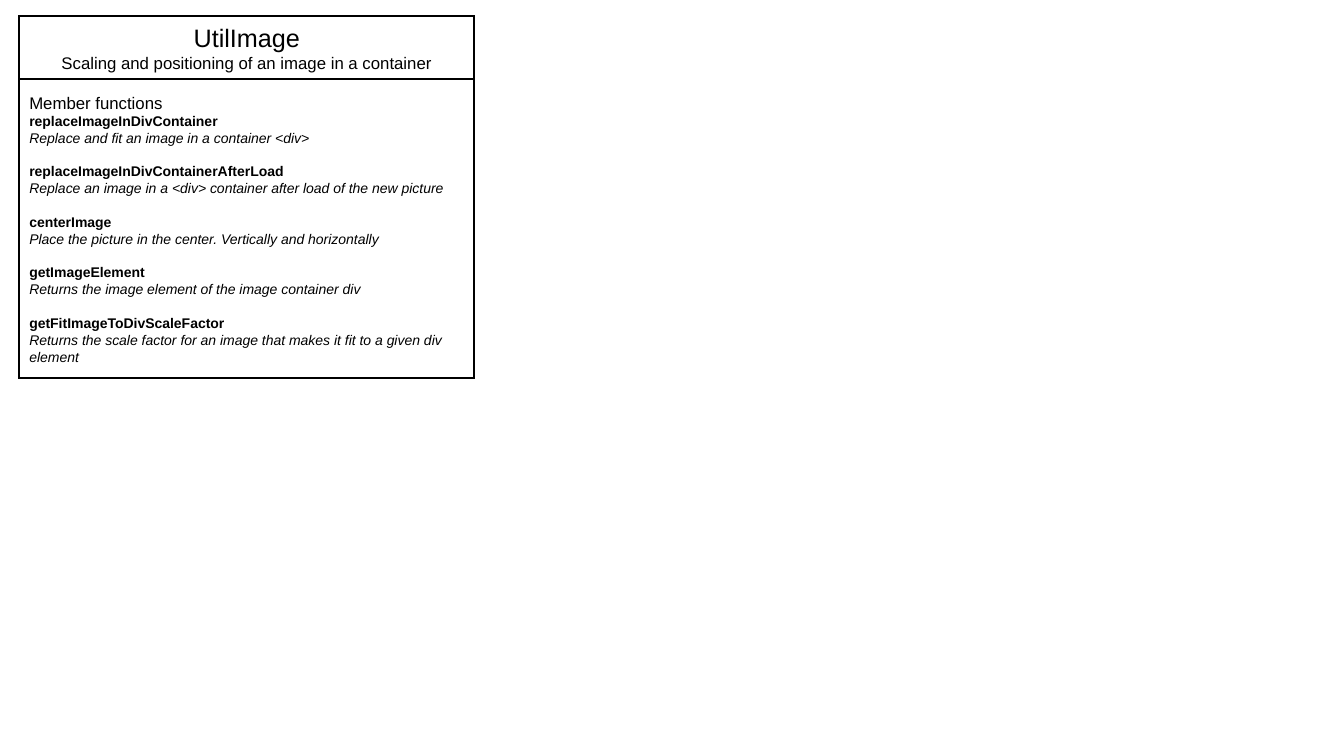
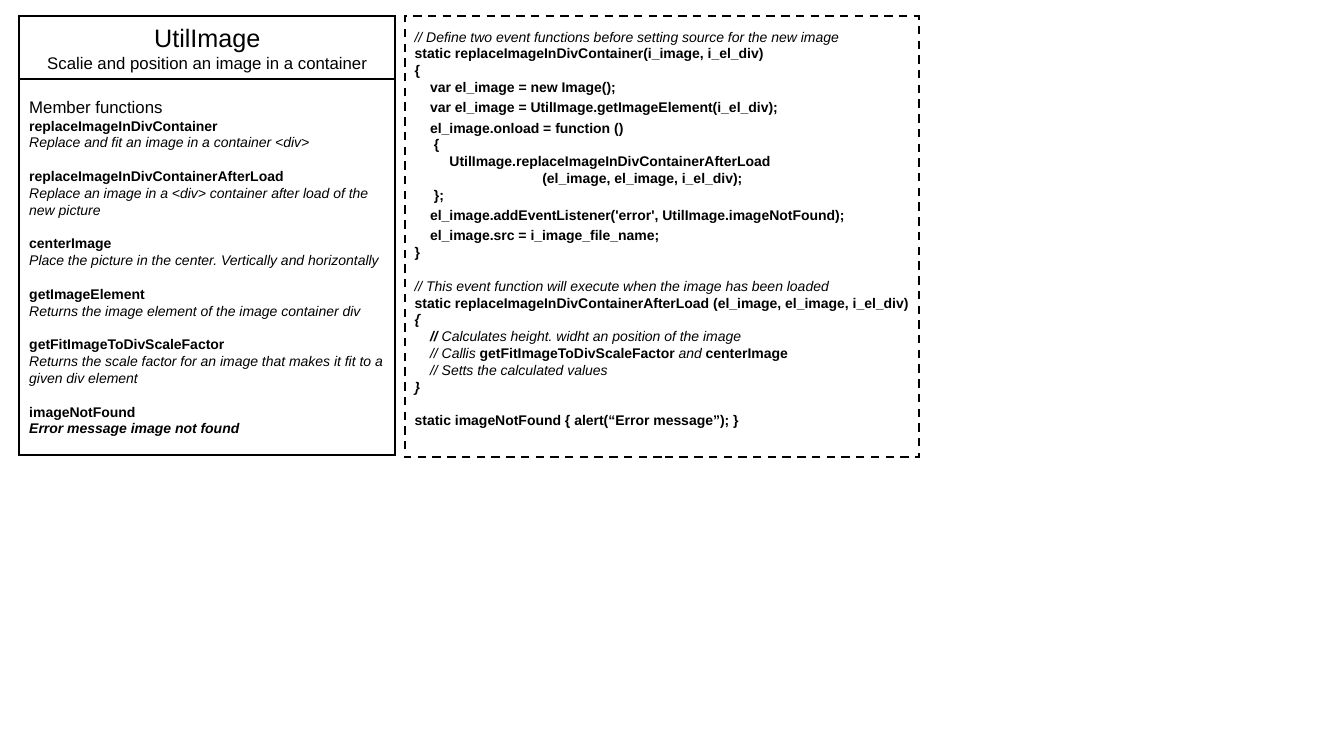
Before and after one commit to JazzLiveAarau/WwwUtils, a slide deck: slide 3 of Description/Utils.pptx. Drawn at 1344x756 pixels with LibreOffice and Linux fonts; fonts in the diff are those of the drawing. Boxes give left, top, right and bottom in pixels: in the first picture for what was removed or moved away, otherwise in the second. Text is boxed around its words. In the diff, an @@ line names an element or a change of style, - is before the commit and + after.

Commit message:
Description added for UtilImage

```diff
--- a/Description/Utils.pptx
+++ b/Description/Utils.pptx
@@ rectangle "UtilImage": place and size @@
-rectangle "UtilImage" at [19, 16, 474, 79]
+rectangle "UtilImage" at [19, 16, 395, 79]
@@ rectangle added at [405, 16, 920, 458], outline #000000 1.5 pt dashed, 10 pt, text #000000, bold @@
+// Define two event functions before setting source for the new image
+static replaceImageInDivContainer(i_image, i_el_div)
+{
+var el_image = new Image();
+var el_image = UtilImage.getImageElement(i_el_div);
+el_image.onload = function ()
+{
+UtilImage.replaceImageInDivContainerAfterLoad
+(el_image, el_image, i_el_div);
+};
+el_image.addEventListener('error', UtilImage.imageNotFound);
+el_image.src = i_image_file_name;
+}
+// This event function will execute when the image has been loaded
+static replaceImageInDivContainerAfterLoad (el_image, el_image, i_el_div)
+{
+// Calculates height. widht an position of the image
+// Callis getFitImageToDivScaleFactor and centerImage
+// Setts the calculated values
+}
+static imageNotFound { alert(“Error message”); }
@@ text in rectangle at [47, 57, 367, 73]: text changed @@
-Scaling and positioning of an image in a container
+Scalie and position an image in a container
@@ rectangle "Member functions": place and size @@
-rectangle "Member functions" at [19, 79, 474, 378]
+rectangle "Member functions" at [19, 79, 395, 455]
@@ text in rectangle at [29, 407, 240, 436]: paragraphs added @@
+imageNotFound
+Error message image not found
```
